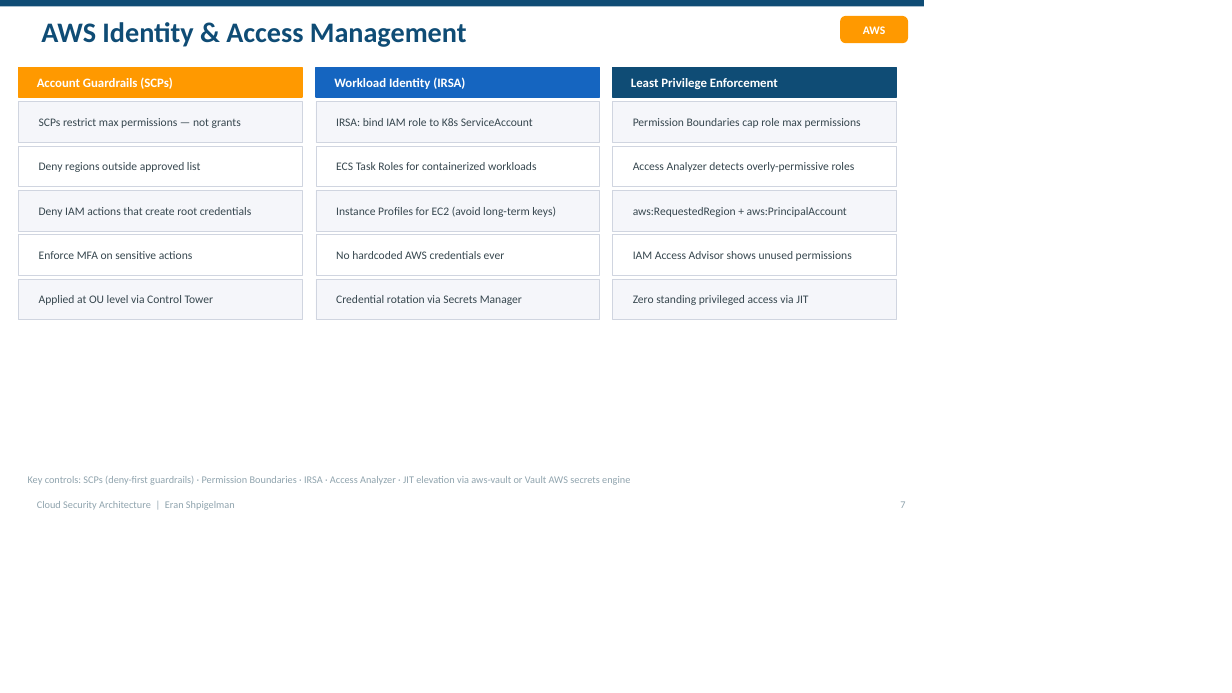
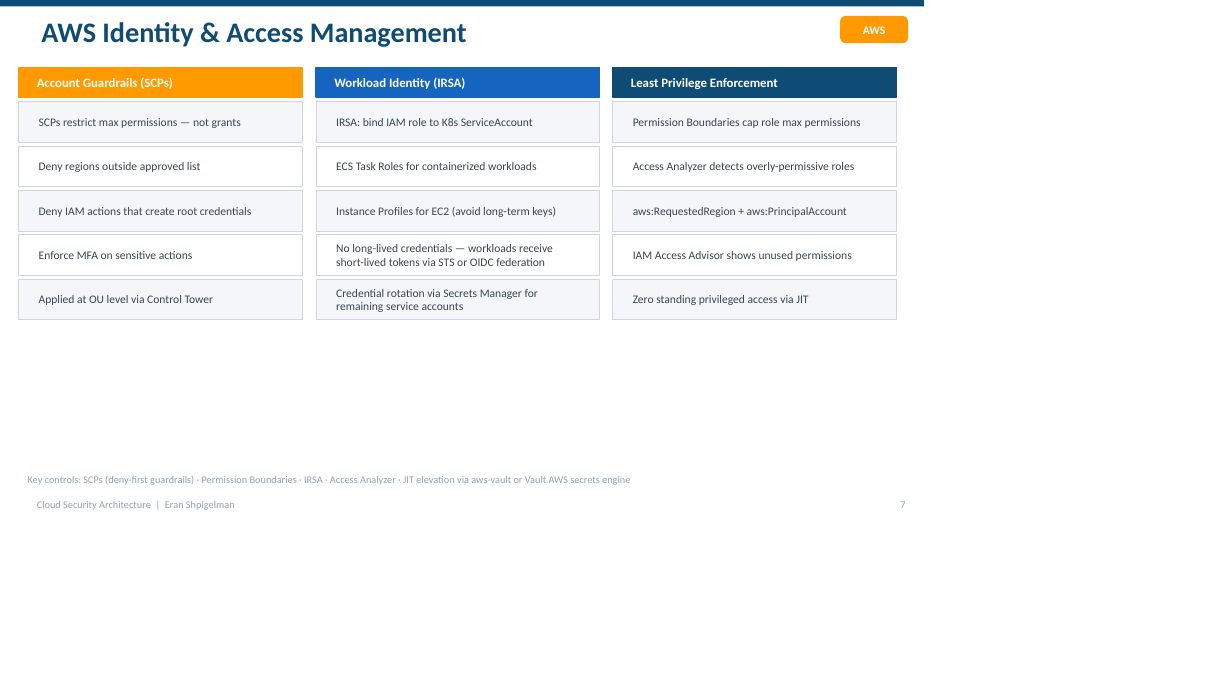
Before and after one commit to eransh10/Security-Architecture-Guidelines-Best-Practices, a slide deck: slide 8 of Cloud/cloud_security_architecture_deck.pptx (slide 7 before the commit). Drawn at 1232x693 pixels with LibreOffice and Linux fonts; fonts in the diff are those of the drawing. Boxes give left, top, right and bottom in pixels: in the first picture for what was removed or moved away, otherwise in the second. Text is boxed around its words. In the diff, an @@ line names an element or a change of style, - is before the commit and + after.

Commit message:
Expand slide deck: 9 new domain slides + 3 fixes + agenda update
New slides added (45 total, up from 33):
- Core Security Principles: 5 principles aligned with architecture doc
- Machine Identity Governance: inventory, lifecycle, threat detection
- Service-to-Service Zero Trust: mTLS diagram, SPIFFE/Istio/Envoy
- Dynamic Secrets Architecture: App→Vault→Backend flow diagram
- DSPM: Discover/Classify/Monitor flow with Macie/Purview/DLP
- Runtime Threat Detection: log-based vs kernel/eBPF comparison
- Software Supply Chain Security: CI/CD trust chain + SLSA levels
- AI Security and LLM Governance: OWASP LLM, NIST AI RMF, ATLAS
- Cloud Attack Path Analysis: Wiz/BloodHound/Defender graph analysis
- Operational Security Metrics: IAM, detection, data, supply chain

Fixes to existing slides:
- AWS IAM: No long-lived credentials (was 'No hardcoded credentials')
- AWS Network: VPC endpoints scoped to critical services
- MITRE ATT&CK naming: 'for Cloud' throughout
- Closing slide: Added NIST AI RMF and SLSA to frameworks list

New Section 05: Advanced Security Domains
New Section 10: AI Security, Attack Paths, Metrics
Sections 06-09 renumbered accordingly
Agenda updated to 10 sections (5x2 layout)

```diff
--- a/Cloud/cloud_security_architecture_deck.pptx
+++ b/Cloud/cloud_security_architecture_deck.pptx
@@ text at <box>336,244,553,266</box>: text changed @@
-No hardcoded AWS credentials ever
+No long-lived credentials — workloads receive short-lived tokens via STS or OIDC federation
@@ text at <box>336,289,538,312</box>: text changed @@
-Credential rotation via Secrets Manager
+Credential rotation via Secrets Manager for remaining service accounts
```
Also in this commit, not shown: 12 other slides changed, 12 slides added.
